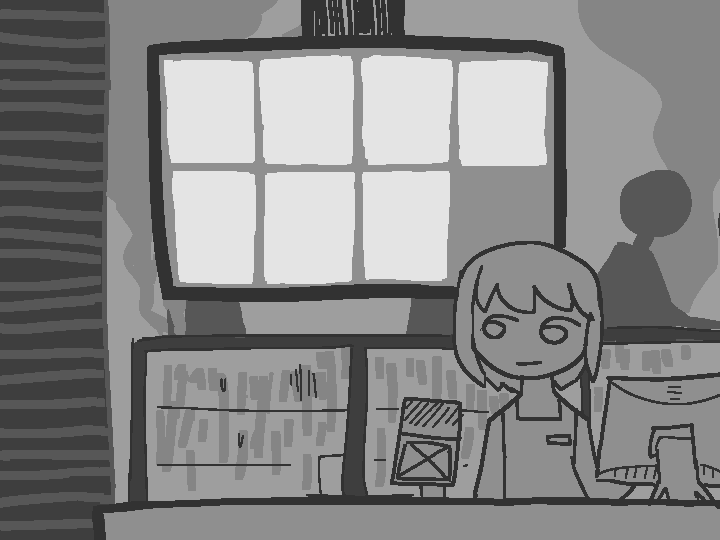
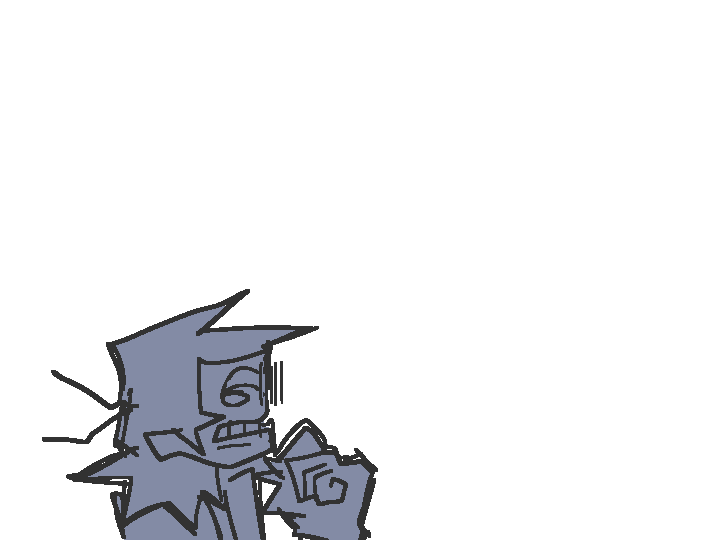
Layers edited between the first and the second 720 x 540 image:
showed "lana", painted on it over [0, 256, 384, 540]
showed "color", painted on it over [64, 256, 384, 540]
hid "Paint Layer 12", painted on it over [128, 0, 640, 384]
hid "bg", painted on it over [0, 0, 720, 540]
hid "col", painted on it over [0, 0, 720, 540]
